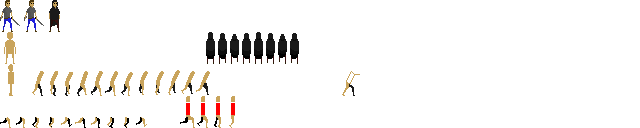
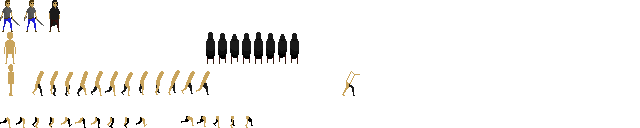
Revision of a layered (640, 128) image; what changed, layer by layer:
painted on "walking around" over [180, 96, 253, 128]
